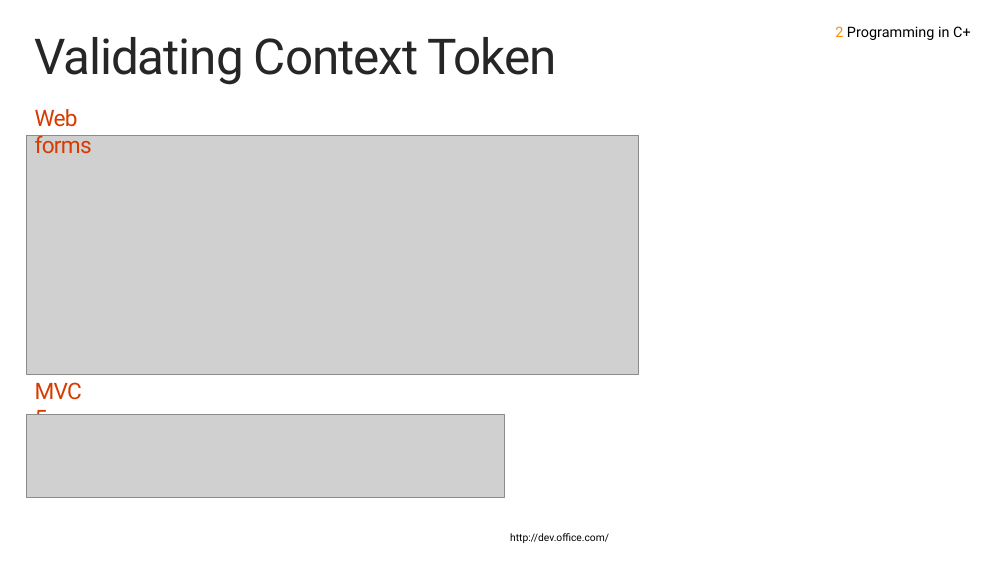
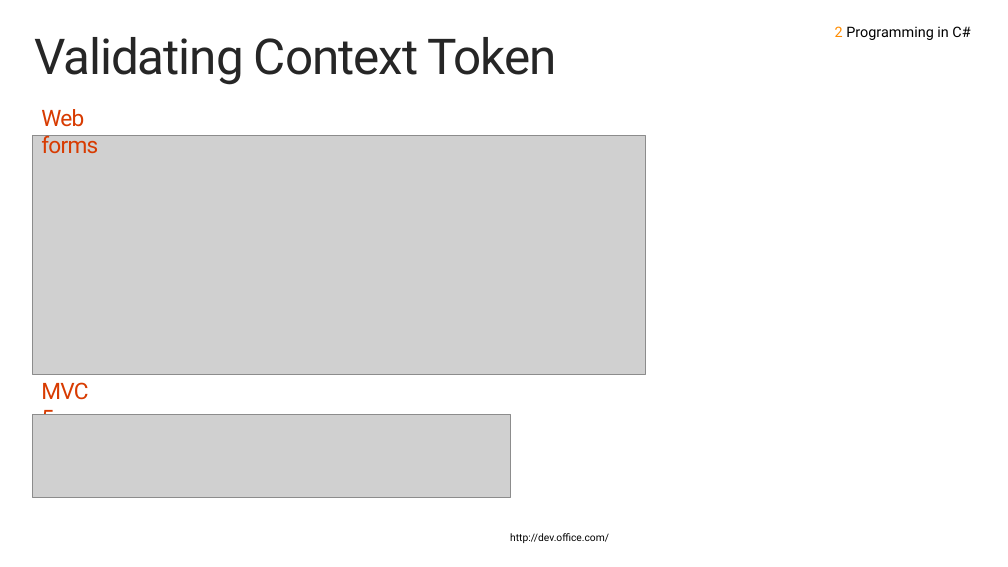
Before and after one commit to fabbbiob/TrainingContent, a slide deck: slide 13 of O3652/O3652-6 Deep Dive into Provider Hosted Add-ins/O3652-6 Deep Dive into Provider Hosted Apps.pptx (slide 14 before the commit). Drawn at 1008x567 pixels with LibreOffice and Linux fonts; fonts in the diff are those of the drawing; grey boxes stand for pictures; background and template pictures are left out. Boxes give left, top, right and bottom in pixels: in the first picture for what was removed or moved away, otherwise in the second. Text is boxed around its words. In the diff, an @@ line names an element or a change of style, - is before the commit and + after.

```diff
--- a/O3652/O3652-6 Deep Dive into Provider Hosted Add-ins/O3652-6 Deep Dive into Provider Hosted Apps.pptx
+++ b/O3652/O3652-6 Deep Dive into Provider Hosted Add-ins/O3652-6 Deep Dive into Provider Hosted Apps.pptx
@@ text at box(835, 26, 970, 40): text changed @@
-2 Programming in C+
+2 Programming in C#
@@ 2 pictures, 2 texts: place and size @@
-2 pictures, 2 texts at box(26, 109, 639, 497)
+2 pictures, 2 texts at box(33, 109, 646, 497)
```
Also in this commit, not shown: 16 other slides changed, 1 slide added, 3 slides removed.
